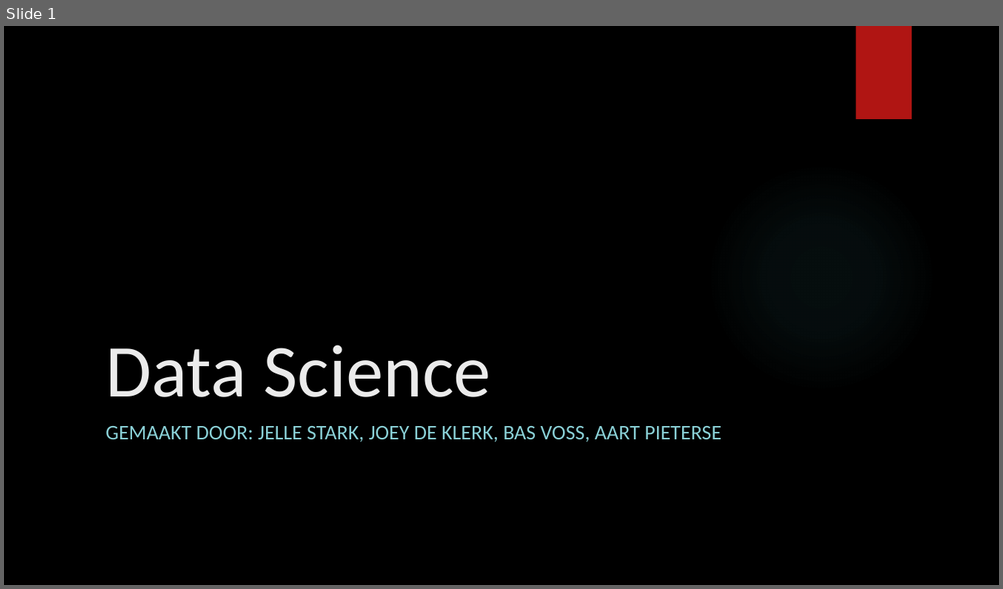
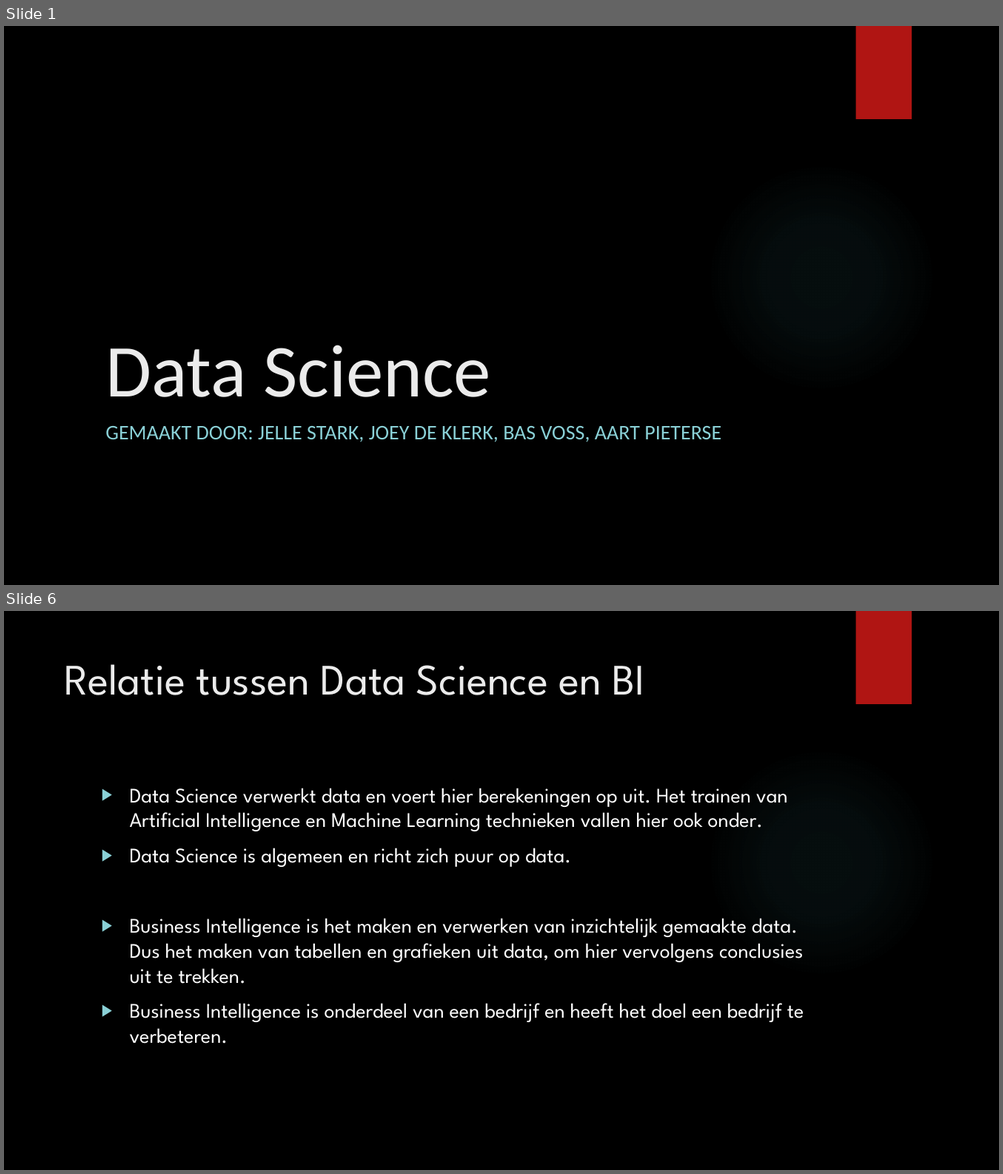
Before and after one commit to AartPieterse/DataSciencePortfolio, a slide deck: 101.pptx. Shown one above the other, each under a label of ours: slide 1 before the commit, slides 1 and 6 after it; the slides between them are not shown. The pictures are 1003x589 and 1003x1174 pixels, drawn with LibreOffice and Linux fonts; fonts in the diff are those of the drawing; background and template pictures are left out. Boxes give left, top, right and bottom in pixels: in the first picture for what was removed or moved away, otherwise in the second. Text is boxed around its words. In the diff, an @@ line names an element or a change of style, - is before the commit and + after.

```diff
--- a/101.pptx
+++ b/101.pptx
@@ slide 6 added at <box>4,611,999,1170</box>, background picture (left out); not listed: 2 template elements that a slide beside it also shows @@
@@ title added at <box>64,664,646,695</box>, 42 pt, text #EBEBEB @@
+Relatie tussen Data Science en BI
@@ text added at <box>130,788,803,1044</box>, 20 pt, text #FFFFFF @@
+▶ Data Science verwerkt data en voert hier berekeningen op uit. Het trainen van Artificial Intelligence en Machine Learning technieken vallen hier ook onder.
+▶ Data Science is algemeen en richt zich puur op data.
+▶ Business Intelligence is het maken en verwerken van inzichtelijk gemaakte data. Dus het maken van tabellen en grafieken uit data, om hier vervolgens conclusies uit te trekken.
+▶ Business Intelligence is onderdeel van een bedrijf en heeft het doel een bedrijf te verbeteren.
```
Also in this commit, not shown: 1 slide changed, 3 other slides added.
